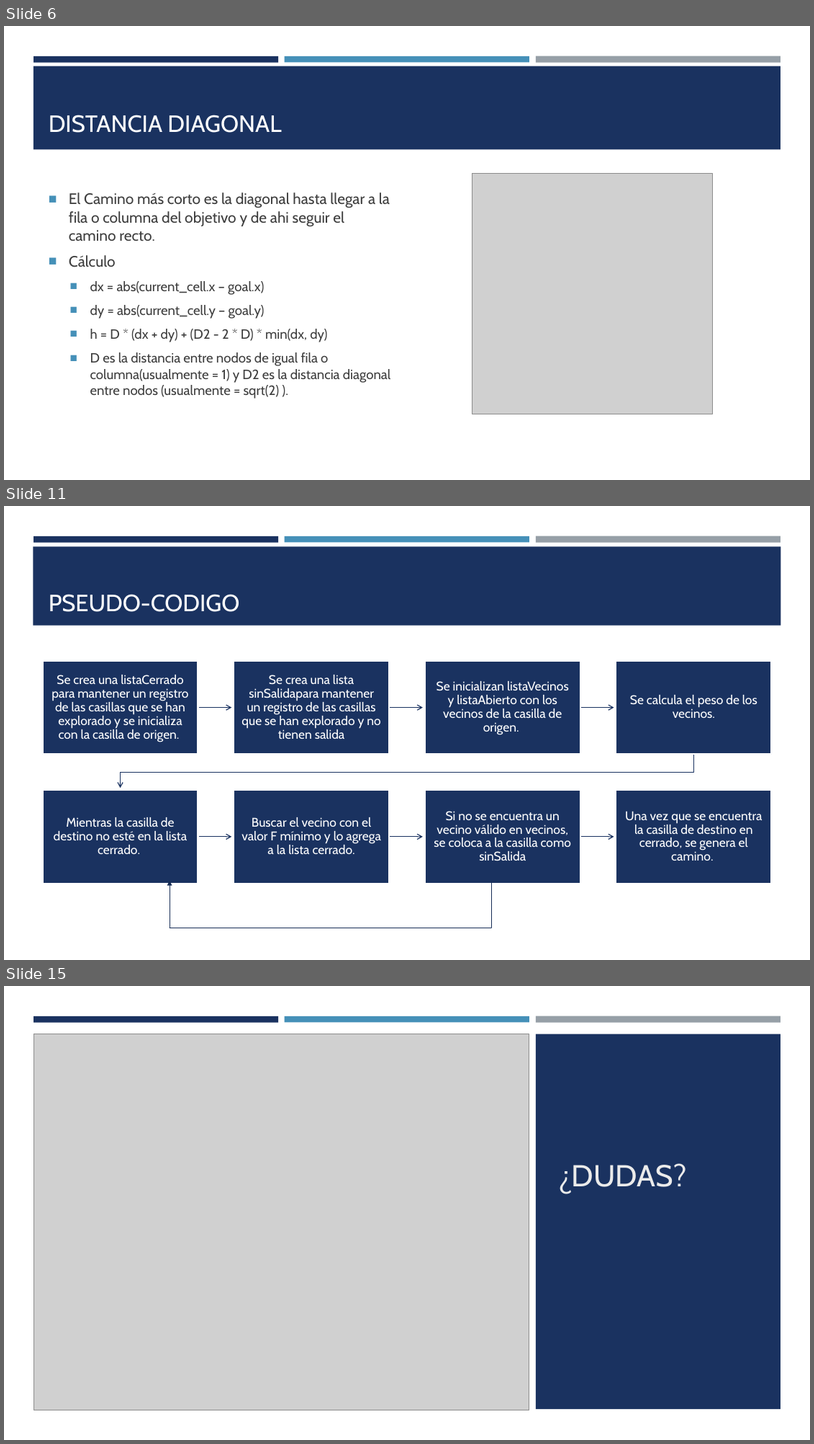
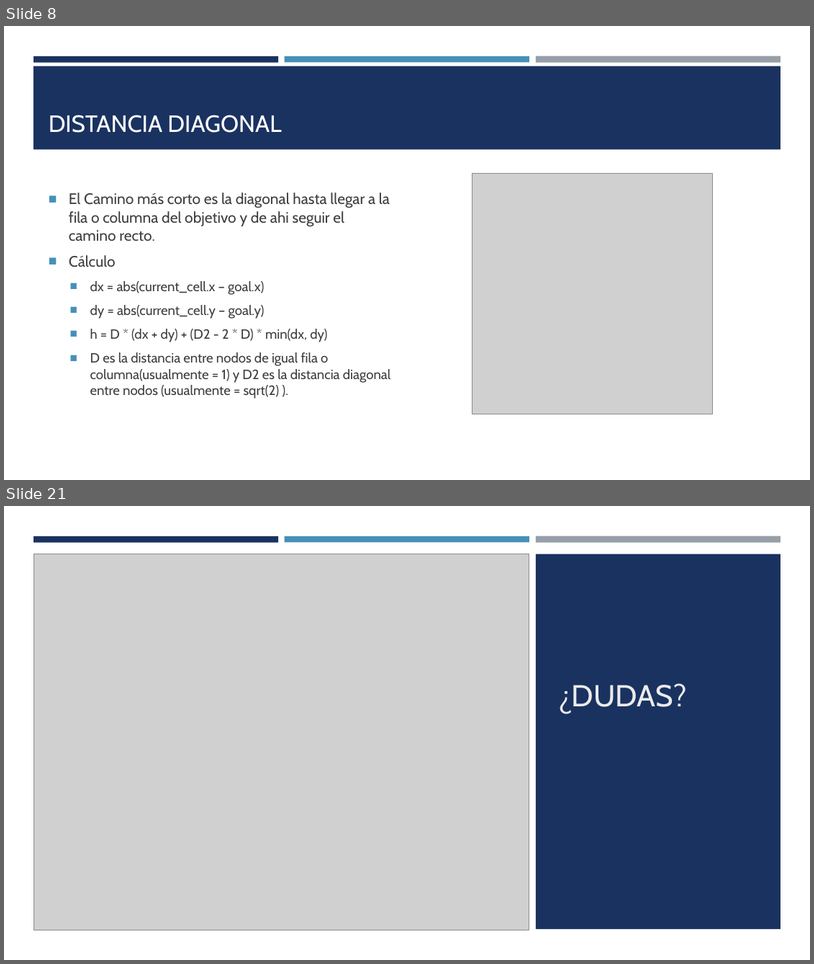
Before and after one commit to Martin-Roberto-lecuona/TP_Algoritmo_GRAFO, a slide deck: presentacion/algoritmo A.pptx. Shown one above the other, each under a label of ours: slides 6, 11 and 15 before the commit, slides 8 and 21 after it; the slides between them are not shown. The pictures are 814x1444 and 814x964 pixels, drawn with LibreOffice and Linux fonts; fonts in the diff are those of the drawing; grey boxes stand for pictures. Boxes give left, top, right and bottom in pixels: in the first picture for what was removed or moved away, otherwise in the second. Text is boxed around its words. In the diff, an @@ line names an element or a change of style, - is before the commit and + after.

```diff
--- a/presentacion/algoritmo A.pptx
+++ b/presentacion/algoritmo A.pptx
@@ slide 11 removed at [4,506,810,960], background #FFFFFF; not listed: 3 template elements that a slide beside it also shows @@
@@ rectangle removed at [33,546,782,626] @@
@@ title removed at [49,594,240,612] @@
-PSEUDO-CODIGO
@@ group removed at [43,661,772,883]: 8 rectangles, 8 texts, 7 freeform shapes @@
-Se crea una listaCerrado para mantener un registro de las casillas que se han explorado y se inicializa con la casilla de origen.
-Se crea una lista sinSalidapara mantener un registro de las casillas que se han explorado y no tienen salida
-Se inicializan listaVecinos y listaAbierto con los vecinos de la casilla de origen.
-Se calcula el peso de los vecinos.
-Mientras la casilla de destino no esté en la lista cerrado.
-Buscar el vecino con el valor F mínimo y lo agrega a la lista cerrado.
-Si no se encuentra un vecino válido en vecinos, se coloca a la casilla como sinSalida
-Una vez que se encuentra la casilla de destino en cerrado, se genera el camino.
@@ arrow removed from (170, 928) to (170, 880) @@
@@ line removed from (491, 927) to (491, 881) @@
@@ line removed from (170, 928) to (491, 928) @@
@@ what was slide 6 is now slide 8 @@
@@ what was slide 15 is now slide 21 @@
```
Also in this commit, not shown: 3 slides changed, 12 slides added, 5 other slides removed, 4 other files.
